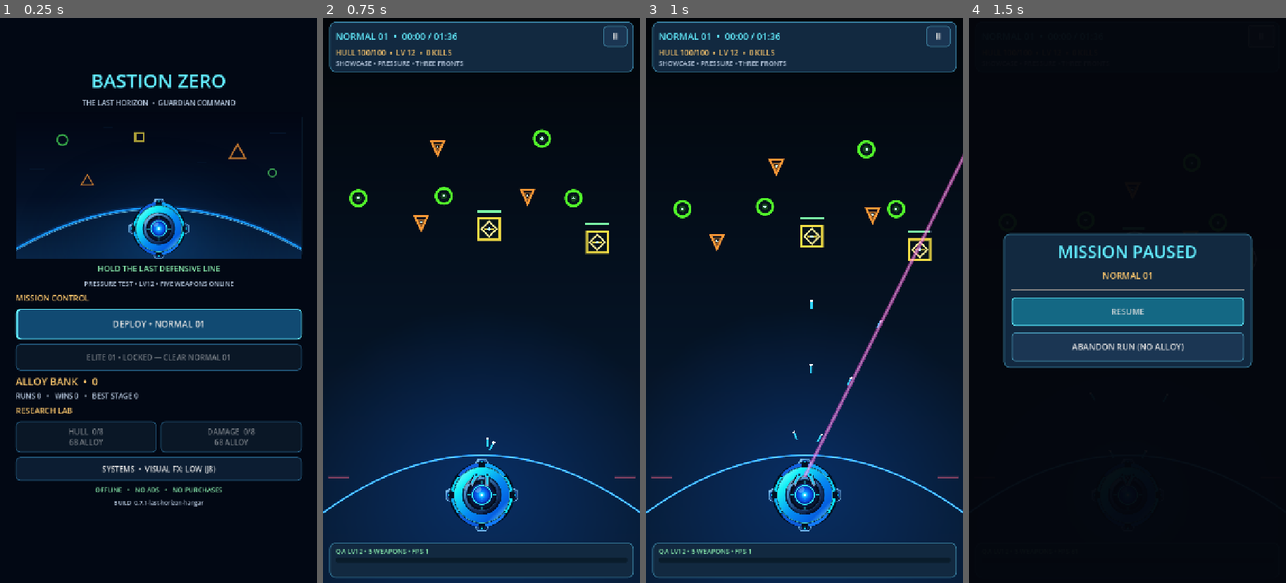
Above: before the commit, frames 1-4 (left to right).
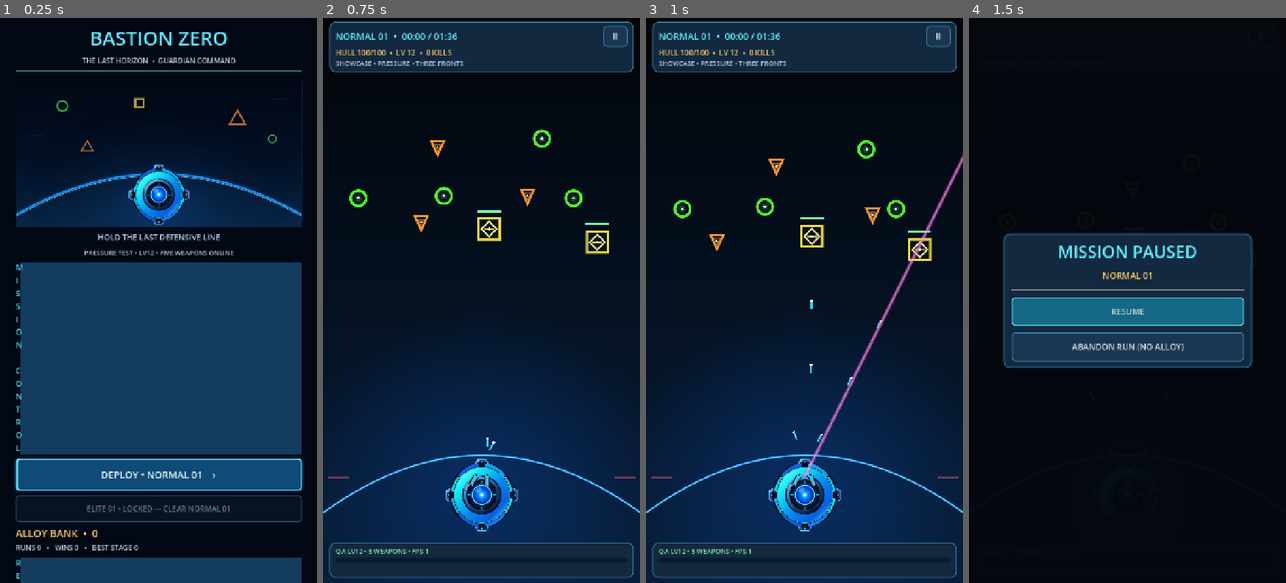
Above: after the commit, the same moments.

Repository: dante-souza/bastion_zero
Game: Godot game, scene res://scenes/main.tscn
The game is run twice, just before and just after one commit, with the same random seed, the same clock (stepped at 60 frames per second) and the same inputs.
Inputs:
- Up to frame 1 (0.25 s): no input
- Up to frame 2 (0.75 s): click "DEPLOY • NORMAL 01" (after the commit: "DEPLOY • NORMAL 01 ›") at 0.5 s
- Up to frame 3 (1 s): no input
- Up to frame 4 (1.5 s): click "II" at 1.25 s

The runs differ from the first frame. In frame 1, 47% of the frame differs, in the area x 4-96%, y 2-100%; in frame 2, nothing differs; in frame 3, nothing differs; in frame 4, nothing differs.

Commit message:
feat(ui): premium native Hangar presentation and optional approved cinematic art

Diff:
--- a/scripts/game_catalog.gd
+++ b/scripts/game_catalog.gd
@@ -2,7 +2,7 @@
 extends RefCounted
 
 ## Bastion Zero's original combat balance; no third-party game resources.
-const GAME_VERSION := "0.7.1-last-horizon-hangar"
+const GAME_VERSION := "0.8.0-premium-horizon"
 ## Phase F: temporary stress showcase on NORMAL 01 only. Not production balance.
 const STAGE_ONE_SHOWCASE := true
 const SHOWCASE_START_LEVEL := 12
--- a/scripts/hangar_view.gd
+++ b/scripts/hangar_view.gd
@@ -8,12 +8,22 @@
 signal fx_requested
 
 const HERO: Texture2D = preload("res://assets/branding/last_horizon_hero.svg")
-const CYAN := Color("#63EEFF")
+## These high-fidelity, user-approved image assets are optional until the
+## accompanying Phase H bundle is imported and committed. The legacy art
+## remains a valid offline fallback (so CI and source checkouts still work).
+const PREMIUM_HERO_PATH := "res://assets/branding/premium_hangar_hero.webp"
+const PREMIUM_BACKGROUND_PATH := "res://assets/branding/premium_hangar_background.webp"
+
+static func branded_hero_path() -> String:
+    return PREMIUM_HERO_PATH if ResourceLoader.exists(PREMIUM_HERO_PATH) else "res://assets/branding/last_horizon_hero.svg"
+
+const CYAN := Color("#65E9FF")
 const PALE := Color("#B7C8DE")
 const GOLD := Color("#FFC96D")
 const GREEN := Color("#8EF3B2")
-const PANEL := Color("#0C1D32")
-const BORDER := Color("#245B80")
+const PANEL := Color("#081B32")
+const BORDER := Color("#2675AF")
+const SECONDARY := Color("#7299C5")
 
 var record: Dictionary = {}
 
@@ -25,6 +35,16 @@
     color = Color("#020814")
     mouse_filter = Control.MOUSE_FILTER_STOP
     set_anchors_and_offsets_preset(Control.PRESET_FULL_RECT)
+    if ResourceLoader.exists(PREMIUM_BACKGROUND_PATH):
+        var bg := TextureRect.new()
+        bg.name = "PremiumBackdrop"
+        bg.texture = load(PREMIUM_BACKGROUND_PATH) as Texture2D
+        bg.set_anchors_and_offsets_preset(Control.PRESET_FULL_RECT)
+        bg.expand_mode = TextureRect.EXPAND_IGNORE_SIZE
+        bg.stretch_mode = TextureRect.STRETCH_KEEP_ASPECT_COVERED
+        bg.modulate.a = 0.23
+        bg.mouse_filter = Control.MOUSE_FILTER_IGNORE
+        add_child(bg)
     _build()
 
 
@@ -50,13 +70,14 @@
 
     var stack := VBoxContainer.new()
     stack.name = "HangarContent"
-    stack.add_theme_constant_override("separation", 10)
+    stack.add_theme_constant_override("separation", 11)
     margin.add_child(stack)
 
-    var header := _text("BASTION ZERO", 43, CYAN, true)
+    var header := _text("BASTION ZERO", 44, CYAN, true)
     header.name = "HangarTitle"
     stack.add_child(header)
     stack.add_child(_text("THE LAST HORIZON  •  GUARDIAN COMMAND", 16, PALE, true))
+    stack.add_child(_rule(CYAN))
 
     var hero := PanelContainer.new()
     hero.name = "HorizonHero"
@@ -70,19 +91,19 @@
     stack.add_child(hero)
     var art := TextureRect.new()
     art.name = "HorizonArtwork"
-    art.texture = HERO
+    art.texture = load(branded_hero_path()) as Texture2D
     art.expand_mode = TextureRect.EXPAND_IGNORE_SIZE
     art.stretch_mode = TextureRect.STRETCH_KEEP_ASPECT_COVERED
-    art.custom_minimum_size = Vector2(620, 332)
+    art.custom_minimum_size = Vector2(620, 342)
     art.mouse_filter = Control.MOUSE_FILTER_IGNORE
     hero.add_child(art)
 
-    stack.add_child(_text("HOLD THE LAST DEFENSIVE LINE", 18, GREEN, true))
+    stack.add_child(_text("HOLD THE LAST DEFENSIVE LINE", 18, PALE, true))
     var showcase_title: String = "PRESSURE TEST • LV12 • FIVE WEAPONS ONLINE" if GameCatalog.STAGE_ONE_SHOWCASE else "SENTINEL AUTOCANNON • BUILD YOUR DEFENSE"
     stack.add_child(_text(showcase_title, 15, PALE, true))
 
-    stack.add_child(_text("MISSION CONTROL", 18, GOLD))
-    var normal := _button("DEPLOY • NORMAL 01", true, 70.0)
+    stack.add_child(_section("MISSION CONTROL"))
+    var normal := _button("DEPLOY • NORMAL 01    ›", true, 72.0)
     normal.name = "DeployNormal"
     normal.pressed.connect(func() -> void: deploy_requested.emit(1))
     stack.add_child(normal)
@@ -112,7 +133,7 @@
     stats.autowrap_mode = TextServer.AUTOWRAP_OFF
     progress.add_child(stats)
 
-    stack.add_child(_text("RESEARCH LAB", 18, GOLD))
+    stack.add_child(_section("RESEARCH LAB"))
     var research := HBoxContainer.new()
     research.name = "ResearchControls"
     research.add_theme_constant_override("separation", 9)
@@ -138,8 +159,29 @@
     settings.pressed.connect(func() -> void: fx_requested.emit())
     stack.add_child(settings)
 
+    stack.add_child(_rule(BORDER))
     stack.add_child(_text("OFFLINE   •   NO ADS   •   NO PURCHASES", 15, GREEN, true))
     stack.add_child(_text("BUILD  %s" % GameCatalog.GAME_VERSION, 13, PALE, true))
+
+
+func _section(title: String) -> HBoxContainer:
+    var row := HBoxContainer.new()
+    row.name = title.replace(" ", "") + "Heading"
+    row.add_theme_constant_override("separation", 10)
+    var name_label := _text(title, 18, CYAN)
+    row.add_child(name_label)
+    var rule := _rule(BORDER)
+    rule.size_flags_horizontal = Control.SIZE_EXPAND_FILL
+    row.add_child(rule)
+    return row
+
+
+func _rule(tint: Color) -> ColorRect:
+    var line := ColorRect.new()
+    line.color = Color(tint.r, tint.g, tint.b, 0.48)
+    line.custom_minimum_size.y = 1
+    line.mouse_filter = Control.MOUSE_FILTER_IGNORE
+    return line
 
 
 func _text(value: String, size: int, tint: Color, centered: bool = false) -> Label:
@@ -157,16 +199,29 @@
     var button := Button.new()
     button.text = value
     button.custom_minimum_size.y = height
-    button.add_theme_font_size_override("font_size", 20 if primary else 17)
+    button.add_theme_font_size_override("font_size", 22 if primary else 17)
+    button.add_theme_color_override("font_color", Color("#E9F9FF") if primary else PALE)
+    button.add_theme_color_override("font_hover_color", Color.WHITE)
     for state in ["normal", "hover", "pressed", "disabled"]:
-        var bg := Color("#114A72") if primary else PANEL
-        if state == "hover" or state == "pressed":
-            bg = bg.lightened(0.16)
+        var bg := Color("#104A77") if primary else Color("#071A2D")
+        if state == "hover":
+            bg = bg.lightened(0.14)
+        if state == "pressed":
+            bg = bg.lightened(0.22)
         if state == "disabled":
-            bg = Color("#0A1726")
-        var style := _style(bg, CYAN if primary else BORDER)
-        if primary:
-            style.border_width_left = 5
+            bg = Color("#071321")
+        var line := CYAN if primary else SECONDARY
+        if state == "disabled":
+            line = Color("#355174")
+        var style := _style(bg, line)
+        style.set_corner_radius_all(7)
+        style.border_width_top = 2
+        style.border_width_bottom = 2
+        style.border_width_left = 5 if primary else 2
+        style.border_width_right = 3 if primary else 2
+        style.shadow_color = Color(0.02, 0.61, 1.0, 0.28 if primary else 0.10)
+        style.shadow_size = 5 if primary else 2
+        style.anti_aliasing = true
         button.add_theme_stylebox_override(state, style)
     return button
 
@@ -176,7 +231,8 @@
     style.bg_color = fill
     style.border_color = line
     style.set_border_width_all(2)
-    style.set_corner_radius_all(10)
+    style.set_corner_radius_all(9)
+    style.anti_aliasing = true
     style.content_margin_left = 11
     style.content_margin_right = 11
     style.content_margin_top = 7
--- a/tests/test_smoke.gd
+++ b/tests/test_smoke.gd
@@ -421,6 +421,9 @@
     var hangar_view: HangarView = game.get("modal") as HangarView
     _expect(hangar_view != null, "Phase G uses dedicated Last Horizon Hangar")
     if hangar_view != null:
+        _expect(hangar_view.find_child("MissionControlHeading", true, false) != null
+            and hangar_view.find_child("ResearchLabHeading", true, false) != null,
+            "premium Hangar section headings retain hierarchy")
         var hero_art: TextureRect = hangar_view.find_child("HorizonArtwork", true, false) as TextureRect
         _expect(hero_art != null and hero_art.texture != null,
             "Hangar shows real Guardian/Horizon hero illustration")
@@ -444,7 +447,7 @@
         for label_node in hangar_view.find_children("*", "Label", true, false):
             if String((label_node as Label).text) == "BUILD  " + GameCatalog.GAME_VERSION:
                 build_label_visible = true
-        _expect(GameCatalog.GAME_VERSION.begins_with("0.7.1") and build_label_visible,
+        _expect(GameCatalog.GAME_VERSION.begins_with("0.8.0") and build_label_visible,
             "Hangar footer displays current Phase G patch version")
     var deploy: Button
     for node in game.find_children("*", "Button", true, false):
Not shown, changed: README.md
